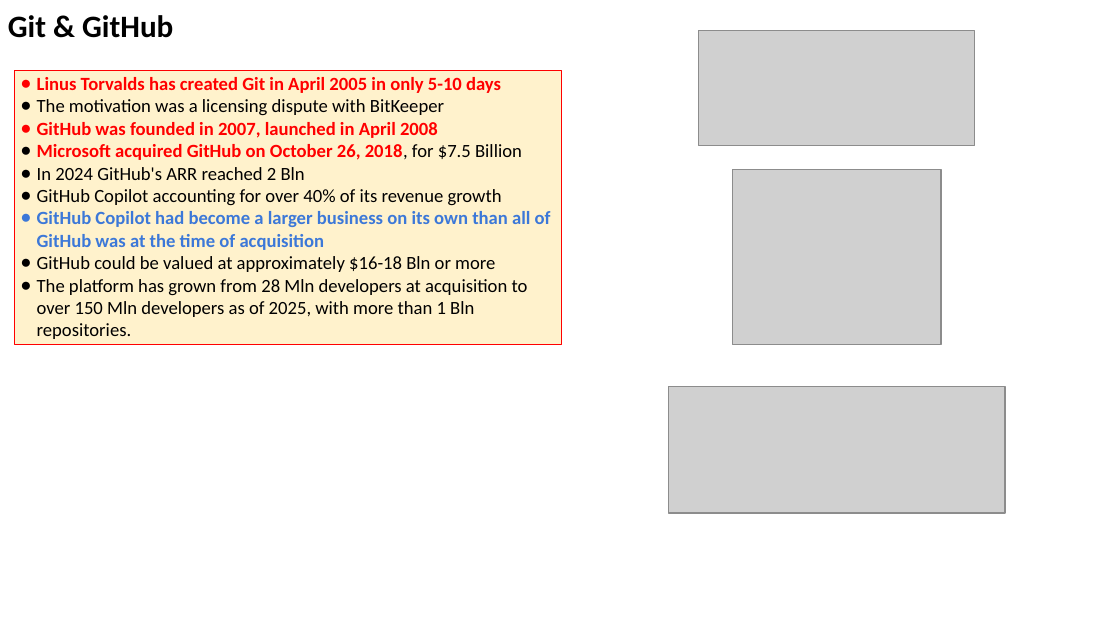
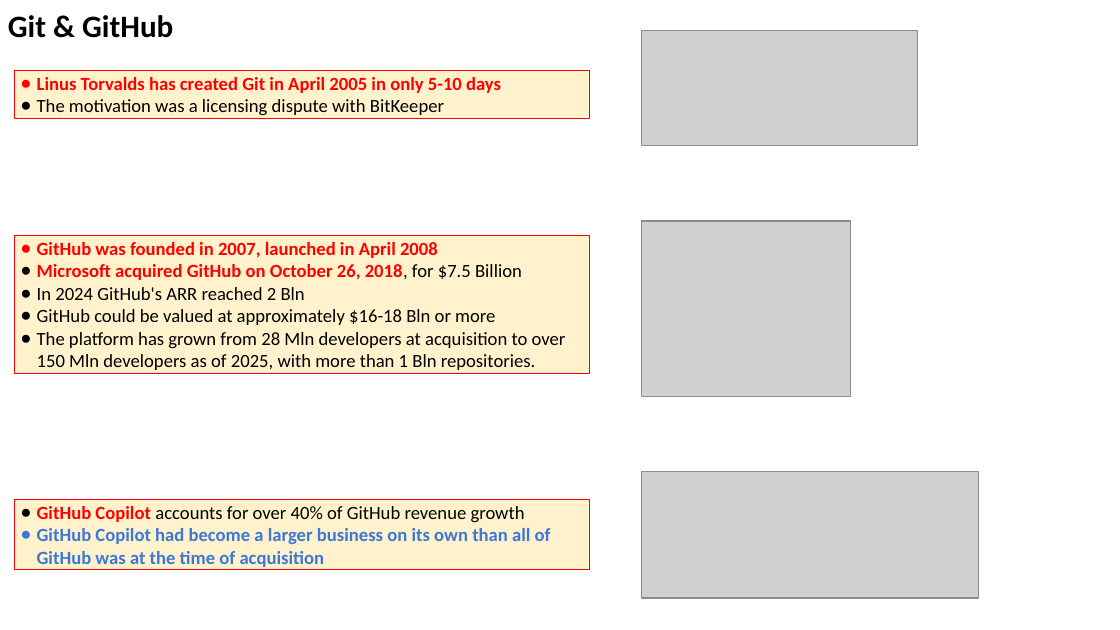
Before and after one commit to lselector/seminar, a slide deck: slide 24 of 2026/2026-01-30-AI-Updates.pptx (slide 23 before the commit). Drawn at 1120x630 pixels with LibreOffice and Linux fonts; fonts in the diff are those of the drawing; grey boxes stand for pictures. Boxes give left, top, right and bottom in pixels: in the first picture for what was removed or moved away, otherwise in the second. Text is boxed around its words. In the diff, an @@ line names an element or a change of style, - is before the commit and + after.

```diff
--- a/2026/2026-01-30-AI-Updates.pptx
+++ b/2026/2026-01-30-AI-Updates.pptx
@@ picture: place and size @@
-picture at box(699, 30, 974, 146)
+picture at box(642, 30, 917, 146)
@@ rectangle added at box(15, 71, 590, 118), fill #FFF2CC, outline #FF0000 0.75 pt, 12 pt, text #FF0000, bold @@
+● Linus Torvalds has created Git in April 2005 in only 5-10 days
+● The motivation was a licensing dispute with BitKeeper
@@ text in rectangle at box(37, 77, 501, 116): paragraphs removed @@
-● Linus Torvalds has created Git in April 2005 in only 5-10 days
-● The motivation was a licensing dispute with BitKeeper
@@ text in rectangle at box(37, 189, 551, 250): paragraphs removed @@
-● GitHub Copilot accounting for over 40% of its revenue growth
-● GitHub Copilot had become a larger business on its own than all of GitHub was at the time of acquisition
@@ rectangle "GitHub was founded in 2007, ...": place and size @@
-rectangle "GitHub was founded in 2007, ..." at box(15, 71, 561, 344)
+rectangle "GitHub was founded in 2007, ..." at box(15, 236, 590, 374)
@@ picture: place and size @@
-picture at box(732, 169, 942, 345)
+picture at box(642, 221, 851, 396)
@@ picture: place and size @@
-picture at box(669, 386, 1006, 513)
+picture at box(642, 472, 979, 598)
@@ rectangle added at box(15, 500, 590, 570), fill #FFF2CC, outline #FF0000 0.75 pt, 12 pt, text #3C78D8, bold @@
+● GitHub Copilot accounts for over 40% of GitHub revenue growth
+● GitHub Copilot had become a larger business on its own than all of GitHub was at the time of acquisition
```
Also in this commit, not shown: 18 other slides changed, 1 slide added.
